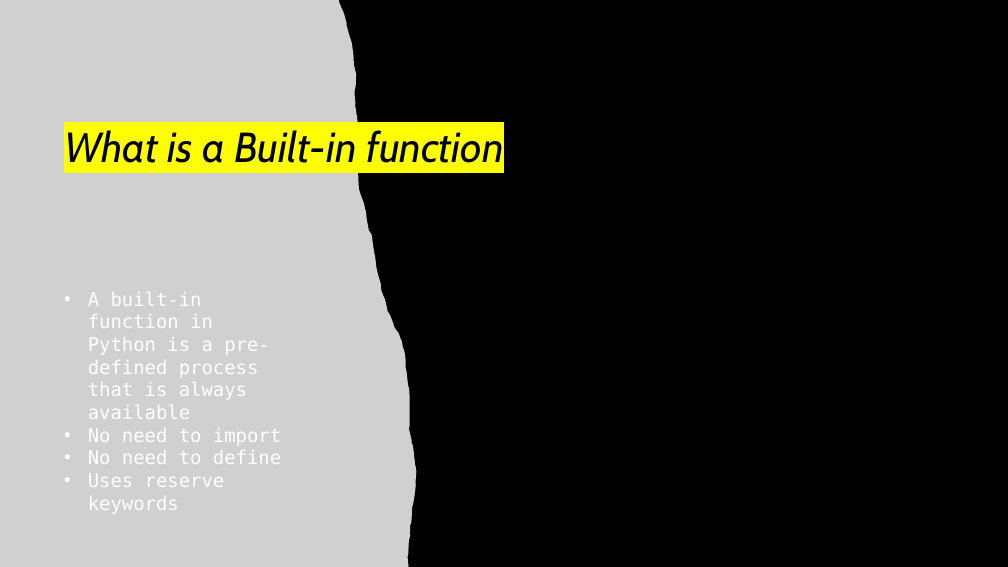
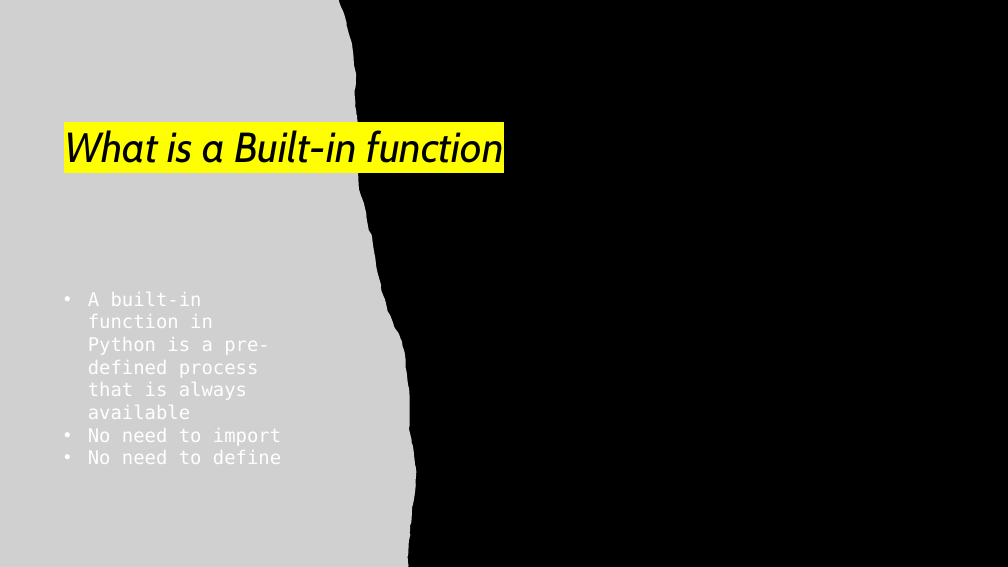
Before and after one commit to ESMason01/Topic_Presentation, a slide deck: slide 2 of CS-150-Topic Presentation.pptx. Drawn at 1008x567 pixels with LibreOffice and Linux fonts; fonts in the diff are those of the drawing; grey boxes stand for pictures; background and template pictures are left out. Boxes give left, top, right and bottom in pixels: in the first picture for what was removed or moved away, otherwise in the second. Text is boxed around its words. In the diff, an @@ line names an element or a change of style, - is before the commit and + after.

```diff
--- a/CS-150-Topic Presentation.pptx
+++ b/CS-150-Topic Presentation.pptx
@@ text at bbox=[88, 474, 225, 514]: paragraph removed @@
-• Uses reserve keywords
```
